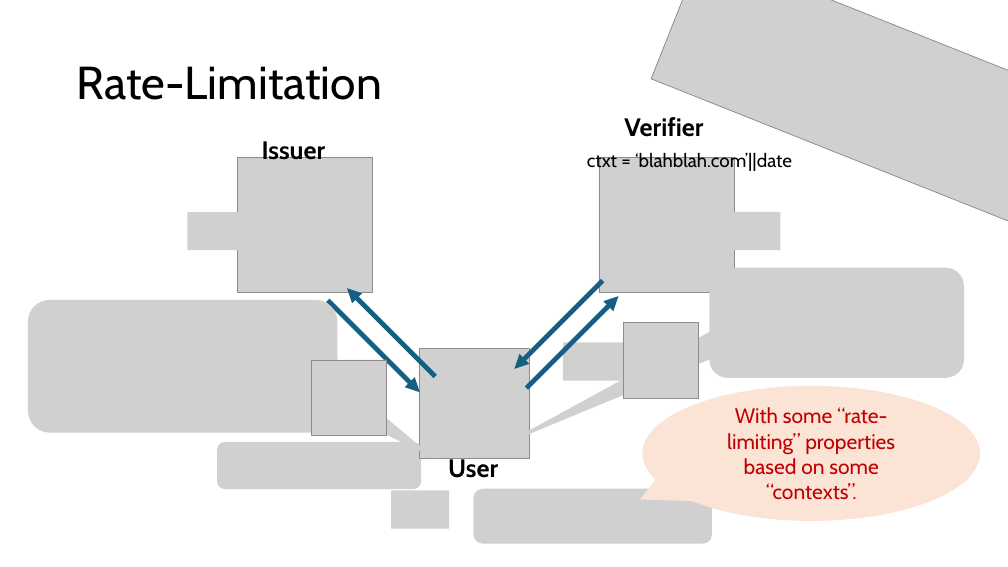
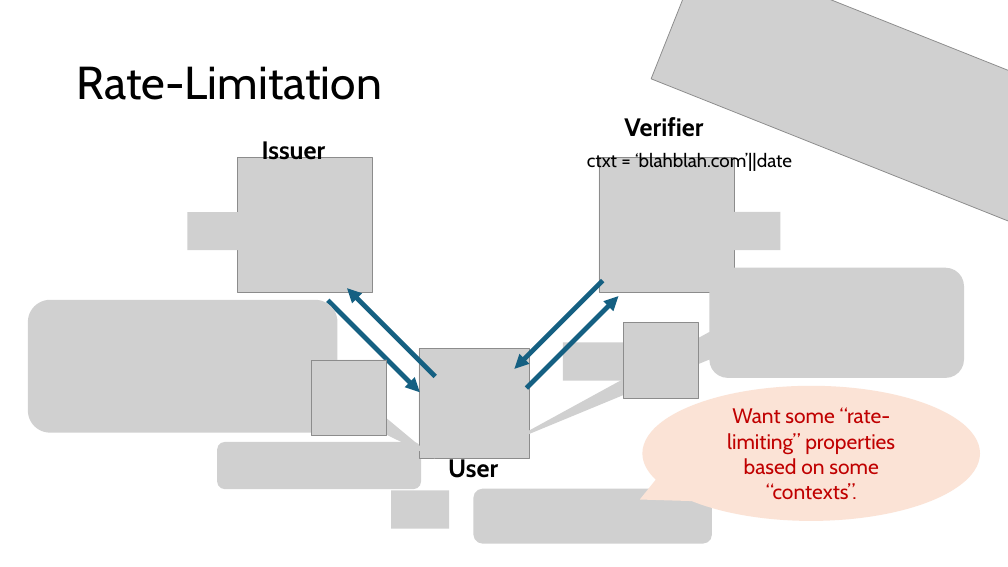
Before and after one commit to champrch/champrch.github.io, a slide deck: slide 3 of assets/slides/EARLT-Asiacrypt-2025-final.pptx. Drawn at 1008x567 pixels with LibreOffice and Linux fonts; fonts in the diff are those of the drawing; grey boxes stand for pictures. Boxes give left, top, right and bottom in pixels: in the first picture for what was removed or moved away, otherwise in the second. Text is boxed around its words. In the diff, an @@ line names an element or a change of style, - is before the commit and + after.

Commit message:
small edits to the slides

```diff
--- a/assets/slides/EARLT-Asiacrypt-2025-final.pptx
+++ b/assets/slides/EARLT-Asiacrypt-2025-final.pptx
@@ text in speech bubble at [727, 407, 895, 500]: text changed @@
-With some “rate-limiting” properties based on some “contexts”.
+Want some “rate-limiting” properties based on some “contexts”.
```
Also in this commit, not shown: 1 other slide changed.
